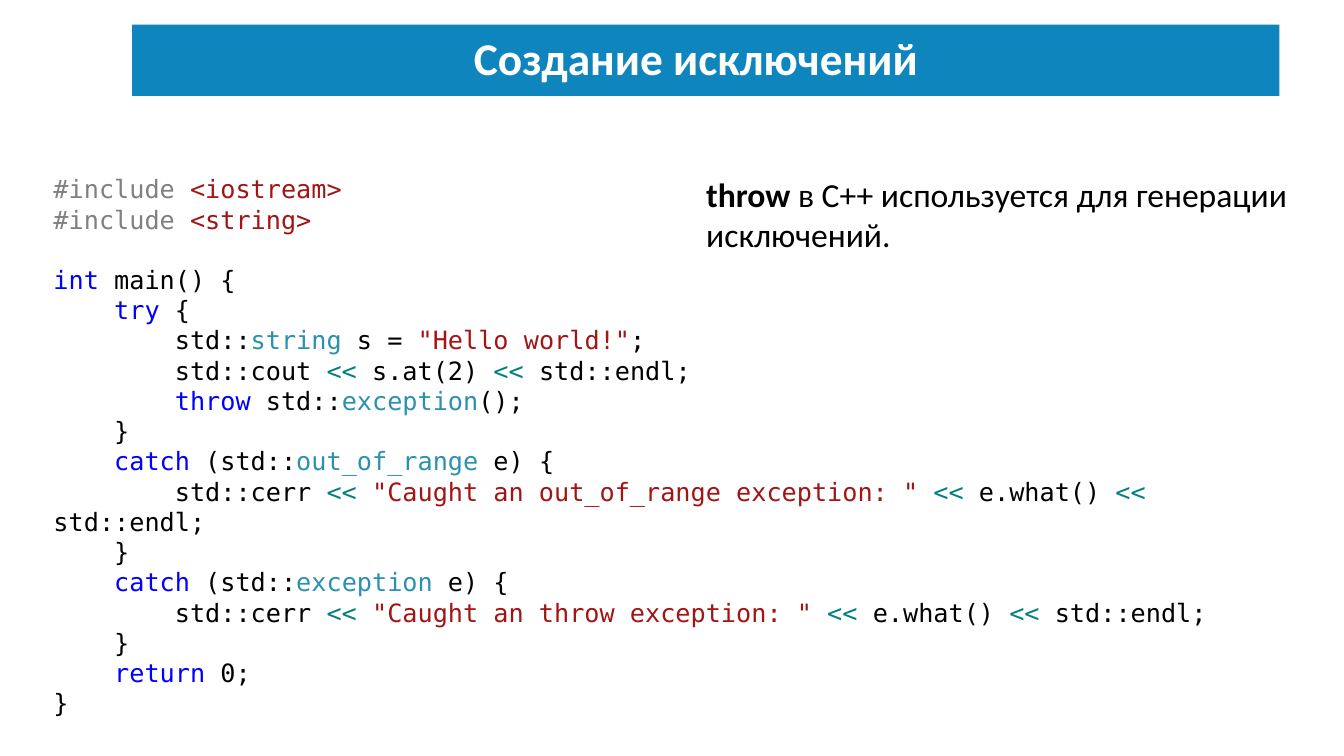
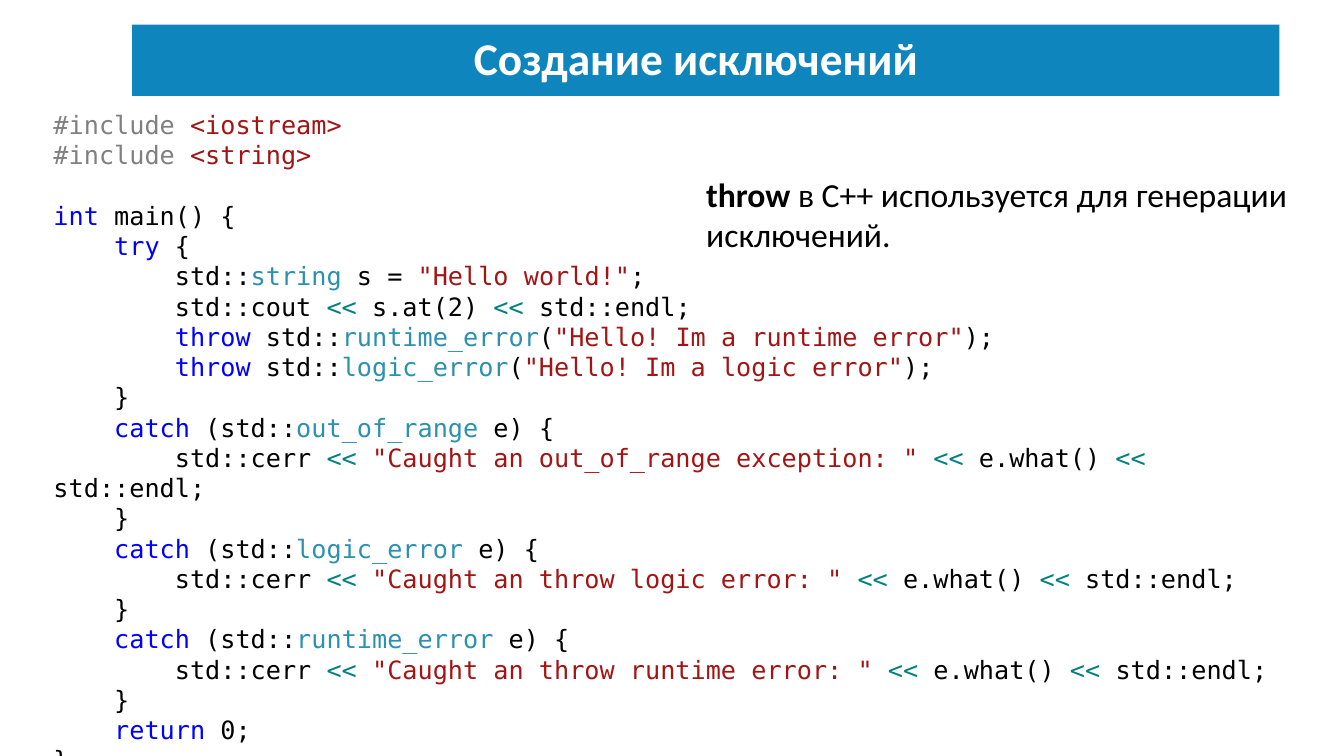
Before and after one commit to SergeyBalabaev/OOP, a slide deck: slide 7 of lesson_4/Лекция 4.pptx. Drawn at 1344x756 pixels with LibreOffice and Linux fonts; fonts in the diff are those of the drawing; background and template pictures are left out. Boxes give left, top, right and bottom in pixels: in the first picture for what was removed or moved away, otherwise in the second. Text is boxed around its words. In the diff, an @@ line names an element or a change of style, - is before the commit and + after.

Commit message:
add lectures 4-5

```diff
--- a/lesson_4/Лекция 4.pptx
+++ b/lesson_4/Лекция 4.pptx
@@ text "#include <iostream>": place and size @@
-text "#include <iostream>" at box(53, 179, 1207, 686)
+text "#include <iostream>" at box(53, 115, 1268, 743)
@@ text at box(175, 326, 994, 382): text changed; text colour #2B91AF to #A31515 @@
-throw std::exception();
+throw std::runtime_error("Hello! Im a runtime error");
+throw std::logic_error("Hello! Im a logic error");
@@ text at box(114, 538, 1268, 685): text changed @@
-catch (std::exception e) {
-std::cerr << "Caught an throw exception: " << e.what() << std::endl;
+catch (std::logic_error e) {
+std::cerr << "Caught an throw logic error: " << e.what() << std::endl;
+}
+catch (std::runtime_error e) {
+std::cerr << "Caught an throw runtime error: " << e.what() << std::endl;
```
Also in this commit, not shown: 3 other files.
